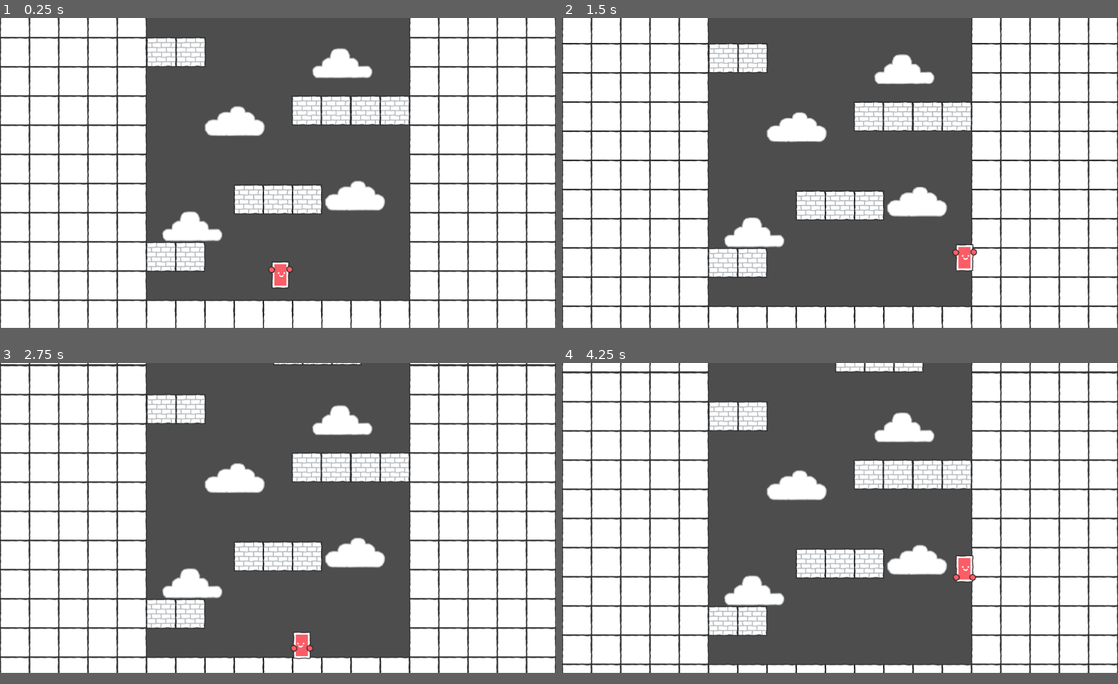
Above: before the commit, frames 1-4 (two rows, left to right).
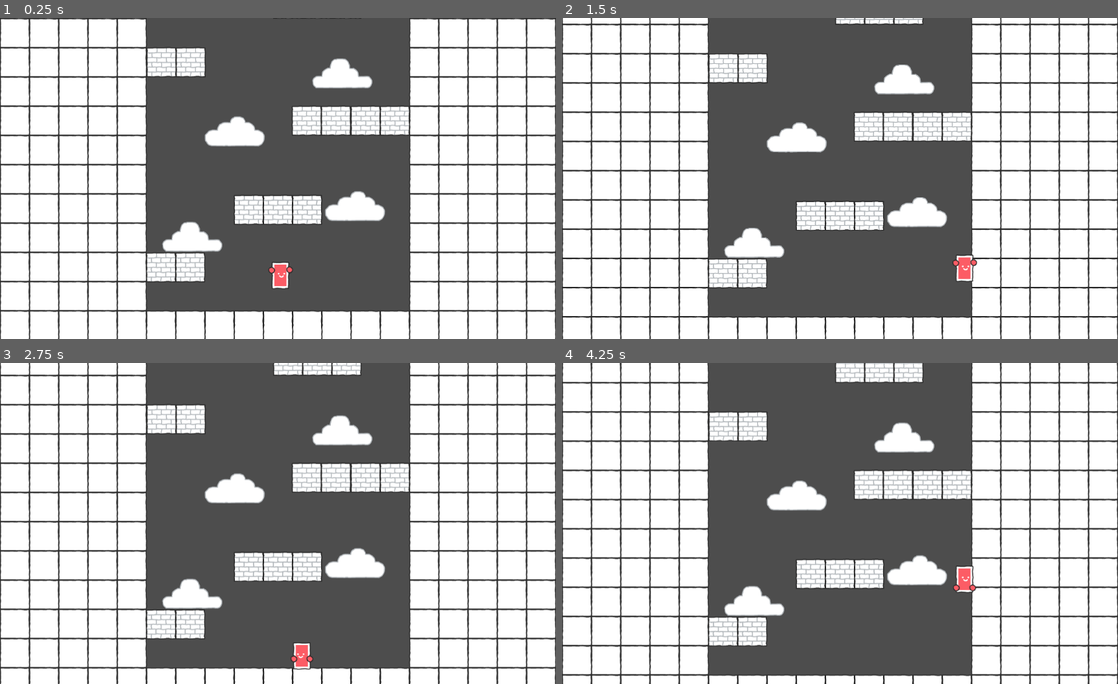
Above: after the commit, the same moments.

Repository: T1b4lt/AtomicJump
Game: Godot game, scene res://pantallas/nivel.tscn
Two runs of this game, one before a commit and one after it. Both use one fixed random seed, a clock stepped at 60 frames per second and the inputs below.
Inputs:
- Up to frame 1 (0.25 s): no input
- Up to frame 2 (1.5 s): hold D (derecha) from 0.53 s (still down); tap Space (saltar) at 0.77 s
- Up to frame 3 (2.75 s): tap Space (saltar) at 1.52 s; release D (derecha) at 2.03 s; hold A (izquierda) from 2.03 s (still down)
- Up to frame 4 (4.25 s): release A (izquierda) at 2.78 s; hold D (derecha) from 2.78 s (still down); tap Space (saltar) at 3.02, 3.77 s
In our replay, the window is 800x446 before the commit and 800x462 after it. These sizes can differ from the game's own. Grey fills any space a smaller window leaves; there, only what the larger window draws over its background counts as a difference.

The runs differ from the first frame. In frame 1, 18% of the frame differs, in the area x 0-100%, y 0-100%; in frame 2, 19%; in frame 3, 20%; in frame 4, 20%.

Commit message:
feat: :zap: update vp height

Diff:
--- a/pantallas/nivel.tscn
+++ b/pantallas/nivel.tscn
@@ -13,7 +13,7 @@
 position = Vector2(0, -671)
 
 [node name="camara" parent="." instance=ExtResource("3_5ojfx")]
-position = Vector2(580, 324)
+position = Vector2(580, 335)
 speed = 10.0
 
 [node name="protagonista" parent="." instance=ExtResource("4_1rmhl")]
--- a/plataformas/inicial.tscn
+++ b/plataformas/inicial.tscn
@@ -10,23 +10,25 @@
 [node name="inicial" type="Node2D"]
 
 [node name="fondo_1" parent="." instance=ExtResource("1_7aq7b")]
+position = Vector2(0, 21)
 
 [node name="pared_normal" parent="." instance=ExtResource("2_k6wek")]
-position = Vector2(0, 1)
+position = Vector2(0, 22)
 
 [node name="pared_normal2" parent="." instance=ExtResource("2_k6wek")]
-position = Vector2(854, 1)
+position = Vector2(854, 22)
 
 [node name="suelo_inicial" parent="." instance=ExtResource("3_jth3w")]
+position = Vector2(0, 21)
 
 [node name="plataforma_2" parent="." instance=ExtResource("4_u7sq0")]
-position = Vector2(367, 497)
+position = Vector2(367, 518)
 
 [node name="plataforma_3" parent="." instance=ExtResource("5_0pnu1")]
-position = Vector2(580, 377)
+position = Vector2(580, 398)
 
 [node name="plataforma_4" parent="." instance=ExtResource("6_1hyhw")]
-position = Vector2(733, 191)
+position = Vector2(733, 212)
 
 [node name="plataforma_5" parent="." instance=ExtResource("4_u7sq0")]
-position = Vector2(368, 69)
+position = Vector2(368, 90)
--- a/plataformas/plataforma_1.tscn
+++ b/plataformas/plataforma_1.tscn
@@ -10,26 +10,28 @@
 [node name="plataforma_1" type="Node2D"]
 
 [node name="fondo_1" parent="." instance=ExtResource("1_22v8n")]
+position = Vector2(0, 22)
 
 [node name="pared_normal" parent="." instance=ExtResource("1_ur3j5")]
-position = Vector2(854, 0)
+position = Vector2(854, 22)
 
 [node name="pared_izq_hueco_1" parent="." instance=ExtResource("2_4qoiw")]
+position = Vector2(0, 22)
 
 [node name="plataforma_3" parent="." instance=ExtResource("3_qk52p")]
-position = Vector2(662, 617)
+position = Vector2(662, 639)
 
 [node name="plataforma_4" parent="." instance=ExtResource("3_qk52p")]
-position = Vector2(398, 529)
+position = Vector2(398, 551)
 
 [node name="plataforma_2" parent="." instance=ExtResource("4_3k2n4")]
-position = Vector2(795, 434)
+position = Vector2(795, 456)
 
 [node name="plataforma_5" parent="." instance=ExtResource("3_qk52p")]
-position = Vector2(398, 374)
+position = Vector2(398, 396)
 
 [node name="plataforma_6" parent="." instance=ExtResource("5_blqni")]
-position = Vector2(621, 98)
+position = Vector2(621, 120)
 
 [node name="plataforma_7" parent="." instance=ExtResource("4_3k2n4")]
-position = Vector2(367, 8)
+position = Vector2(367, 30)
--- a/project.godot
+++ b/project.godot
@@ -18,6 +18,7 @@
 [display]
 
 window/size/viewport_width=1160
+window/size/viewport_height=670
 window/stretch/mode="viewport"
 
 [input]
